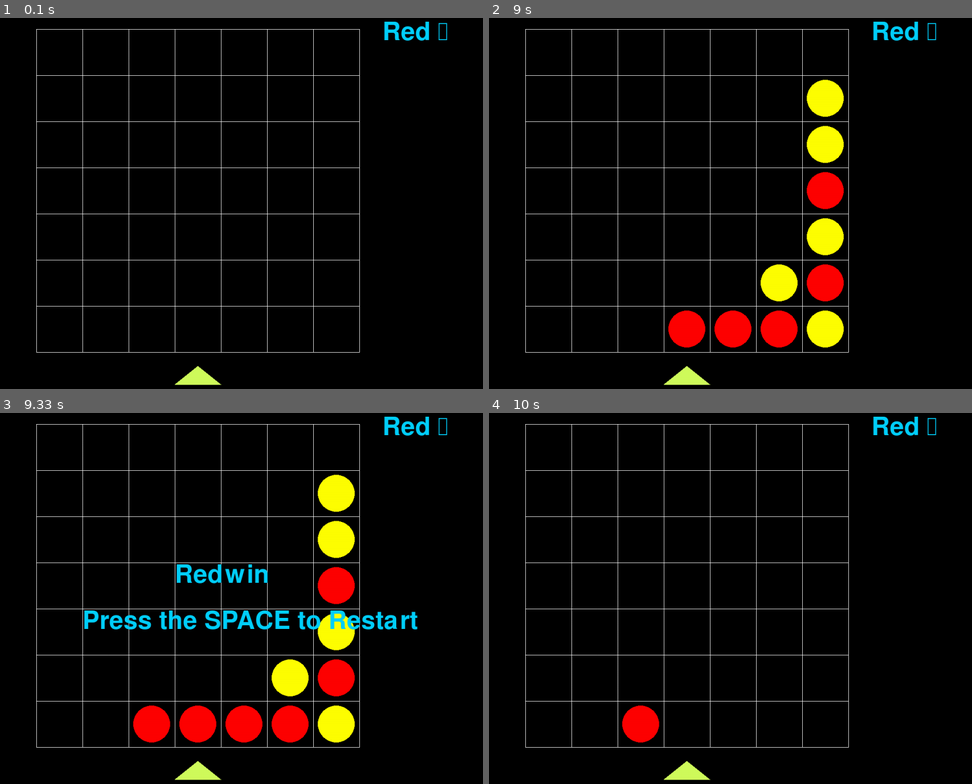
Above: before the commit, frames 1-4 (two rows, left to right).
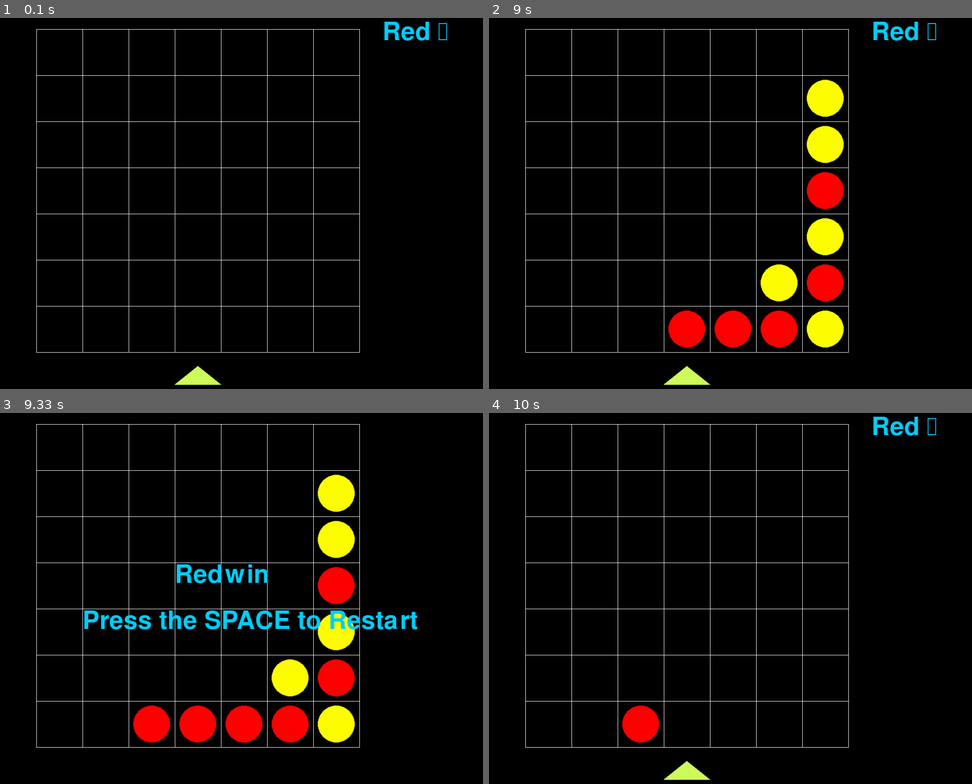
Above: after the commit, the same moments.

Repository: kilito0118/Dol_Mok
Game: pygame game, started from Dol_Mok/testpygame.py
Same seed, same stepped clock (60 frames per second), same inputs: the game is played once before the commit and once after it.
Inputs (mouse positions are in pixels of both pictures, inside the frame that each line leads up to):
- Up to frame 1 (0.1 s): no input
- Up to frame 2 (9 s): click (754, 188) at 0.38 s; hold Right 0.67-1.13 s; click (759, 218) at 1.72 s; hold Left 2-2.53 s; click (585, 129) at 2.62 s; hold Down 2.9-3.2 s; click (822, 225) at 3.28 s; hold Left 3.57-3.97 s; click (624, 107) at 4.05 s; hold Right 4.33-4.97 s; click (754, 240) at 5.05 s; hold Down 5.33-5.7 s; click (677, 103) at 5.78 s; hold Left 6.07-6.53 s; click (546, 99) at 6.62 s; hold Right 6.9-7.37 s; click (575, 229) at 7.45 s; hold Right 7.73-8.2 s; click (595, 110) at 8.28 s; hold Left from 8.57 s (still down)
- Up to frame 3 (9.33 s): release Left at 9.1 s; click (135, 657) at 9.18 s
- Up to frame 4 (10 s): tap Space at 9.47 s; click (633, 550) at 9.85 s

Frames 1-2 are identical in both runs. In frame 3, 0.6% of the frame differs, in the area x 36-93%, y 0-100%; in frame 4, nothing differs.

Commit message:
게임 종료 조건 오류 수정

Diff:
--- a/Dol_Mok/testpygame.py
+++ b/Dol_Mok/testpygame.py
@@ -3,7 +3,7 @@
 from pygame.locals import QUIT, MOUSEBUTTONDOWN
 
 pygame.init()
-font = pygame.font.Font("Dol_Mok\Chilgok_Cye.ttf",80)
+font = pygame.font.Font("Chilgok_Cye.ttf",80)
 
 SURFACE = pygame.display.set_mode((1200,900))
 FPSCLOCK = pygame.time.Clock()
@@ -26,10 +26,10 @@
 
     global flag, dr
     pygame.init()
-    font = pygame.font.Font("Dol_Mok\Chilgok_Cye.ttf",80)
-
-    SURFACE = pygame.display.set_mode((1200,900))
-    FPSCLOCK = pygame.time.Clock()
+    #font = pygame.font.Font("Dol_Mok\Chilgok_Cye.ttf",80)
+
+    #SURFACE = pygame.display.set_mode((1200,900))
+    #FPSCLOCK = pygame.time.Clock()
 
     for i in range(7):
         for j in range(7):
@@ -38,44 +38,43 @@
     pygame.display.set_caption("돌목")
     flag = False
     dr = 0
-    dx = [0,0,-1,1]
-    dy = [1,-1,0,0]
+
 
 
 def check(x,y):
-    i,j = x,y
+
     if y<4:
-
+        for i in range(4):#가로줄 4칸인지
+            if pan[x][y+i]!=pan[x][y]:
+                break
+        else:
+            return pan[x][y]
+
+    if x<4:
+        for i in range(4):#세로줄 4칸인지
+            if pan[x+i][y]!=pan[x][y]:
+                break
+        else:
+            return pan[x][y]
+
+    if x>2 and y<4:#오른쪽 위 대각선
         for i in range(4):
-            if pan[x][y+i]!=pan[x][y]:
-                break
-        else:
-            return pan[x][y]
-
-
-    if x>3:
-        return
-    for i in range(4):
-        if pan[x+i][y]!=pan[x][y]:
-            break
-    else:
-        return pan[x][y]
-    if y<4:
-        for i in range(4):
+            if pan[x-i][y+i]!=pan[x][y]:
+                break
+        else:
+            return pan[x][y]
+
+    if x<4 and y<4:
+        for i in range(4):#오른쪽 아래 대각선
             if pan[x+i][y+i]!=pan[x][y]:
                 break
         else:
             return pan[x][y]
 
-    if y<4:
-        for i in range(4):
-            if pan[x+i][y-i]!=pan[x][y]:
-                break
-        else:
-            return pan[x][y]
 
 
 def show_dol():
+
         for i in range(7):
             for j in range(7):
                 if pan[i][j]==1:
@@ -104,6 +103,8 @@
 
 def game_end(k):
     if k != None:
+
+        SURFACE.fill((0,0,0))
         show_dol()
         if k==0:
             k = "Red"
@@ -114,6 +115,7 @@
         SURFACE.blit(text_Title,[400,400])
         text = font.render("Press the SPACE to Restart", True,0xd0fc5c)
         SURFACE.blit(text,[200,500])
+
         pygame.display.update()
         while True:
             for event in pygame.event.get():
@@ -125,6 +127,7 @@
                         before_start()
 
                         show_dol()
+
                         main()
 
 
@@ -172,11 +175,7 @@
 def main():
     global dr, flag
     cnt=0
-
-
-
     while True:
-
         for event in pygame.event.get():
             if event.type == QUIT:
                 pygame.quit()
@@ -206,6 +205,7 @@
                 elif event.key == pygame.K_DOWN:
                     flag = False
                     cnt+=1
+
         game_end(win())
 
         if dr==-1:
@@ -221,6 +221,7 @@
         SURFACE.blit(text_Title,[850,80])
         show_dol()
         gravity(dr)
+
         game_end(win())
 
 
